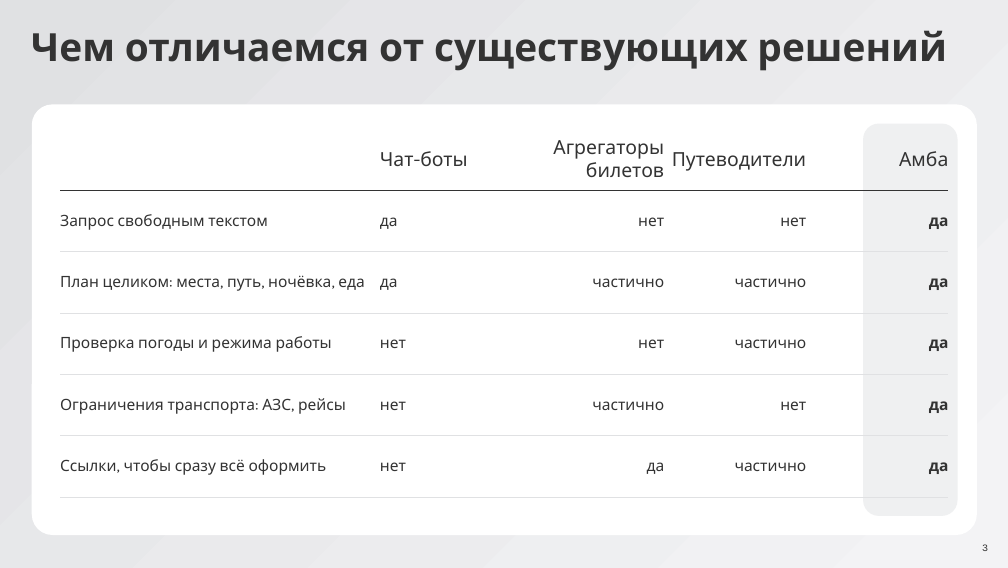
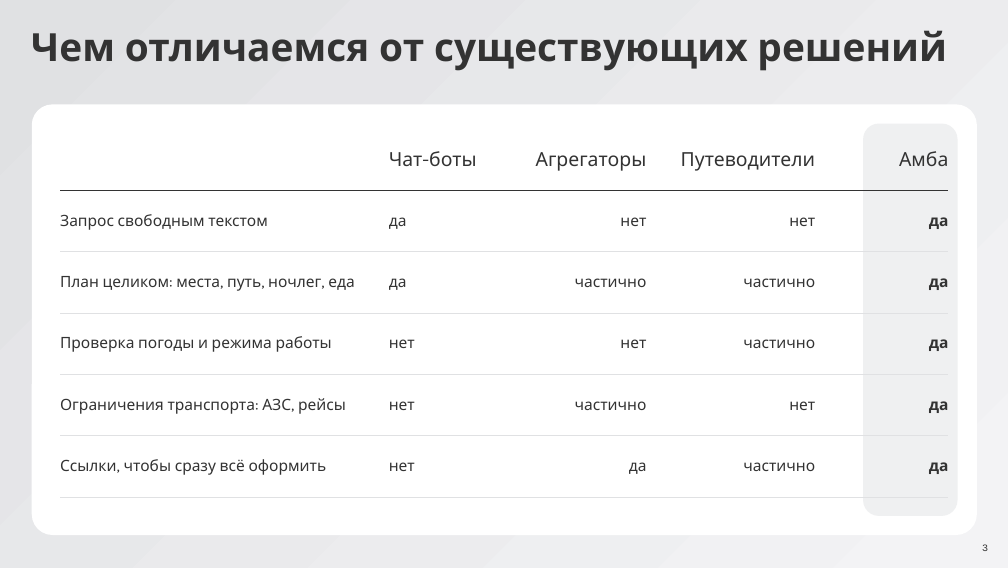
Before and after one commit to BessolitsinGleb/AI-ta, a slide deck: slide 3 of presentation/Amba_TBank.pptx. Drawn at 1008x568 pixels with LibreOffice and Linux fonts; fonts in the diff are those of the drawing. Boxes give left, top, right and bottom in pixels: in the first picture for what was removed or moved away, otherwise in the second. Text is boxed around its words. In the diff, an @@ line names an element or a change of style, - is before the commit and + after.

```diff
--- a/presentation/Amba_TBank.pptx
+++ b/presentation/Amba_TBank.pptx
@@ table at [60, 129, 948, 497] @@
-row 1, column 3: Агрегаторы билетов
+row 1, column 3: Агрегаторы
-row 3, column 1: План целиком: места, путь, ночёвка, еда
+row 3, column 1: План целиком: места, путь, ночлег, еда
```
Also in this commit, not shown: 4 other slides changed, 2 other files.
